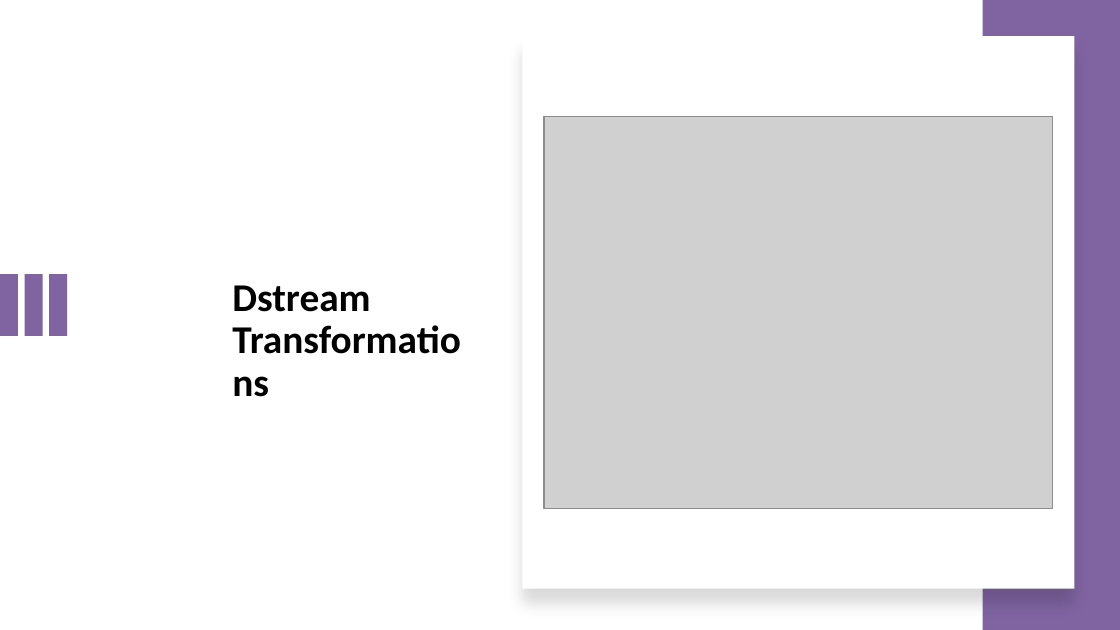
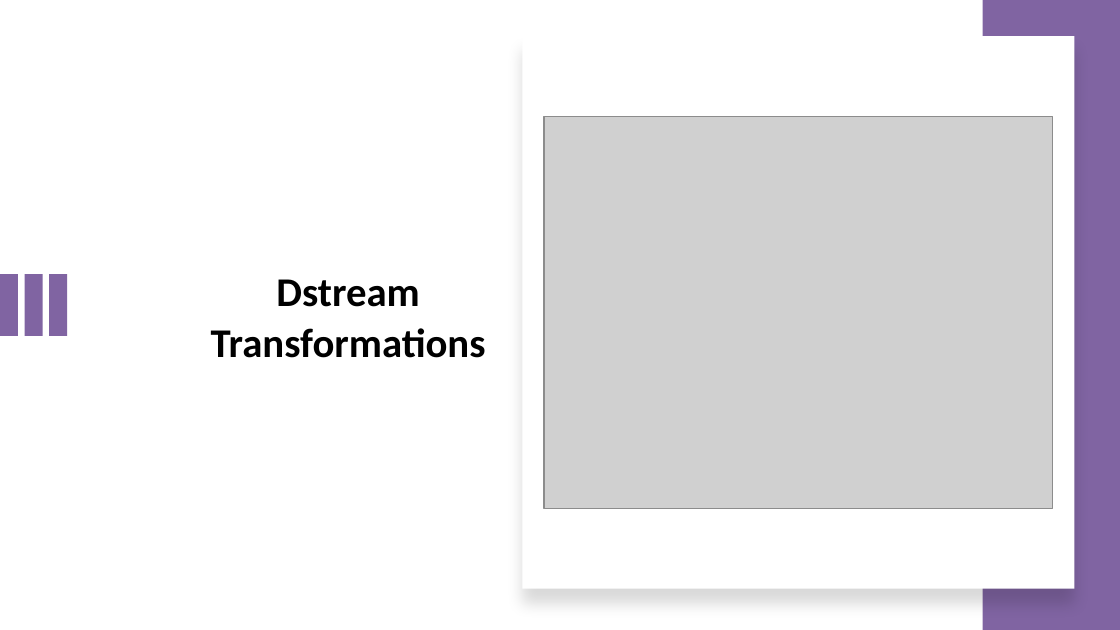
Before and after one commit to zhangyu027/UCI_Hadoop_Apache_Airflow, a slide deck: slide 27 of 02_Slides/M6_SparkSQL.pptx. Drawn at 1120x630 pixels with LibreOffice and Linux fonts; fonts in the diff are those of the drawing; grey boxes stand for pictures. Boxes give left, top, right and bottom in pixels: in the first picture for what was removed or moved away, otherwise in the second. Text is boxed around its words. In the diff, an @@ line names an element or a change of style, - is before the commit and + after.

```diff
--- a/02_Slides/M6_SparkSQL.pptx
+++ b/02_Slides/M6_SparkSQL.pptx
@@ title "Dstream Transformations" moved from (x1=232, y1=285, x2=370, y2=312) to (x1=211, y1=279, x2=486, y2=358) @@
@@ title "Dstream Transformations" at (x1=211, y1=279, x2=486, y2=358): size 27 to 28 pt; alignment left to centre; line spacing 0.9 to 1.05; more space between paragraphs; vertical alignment top to middle @@
```
Also in this commit, not shown: 25 other slides changed, 3 other files.
